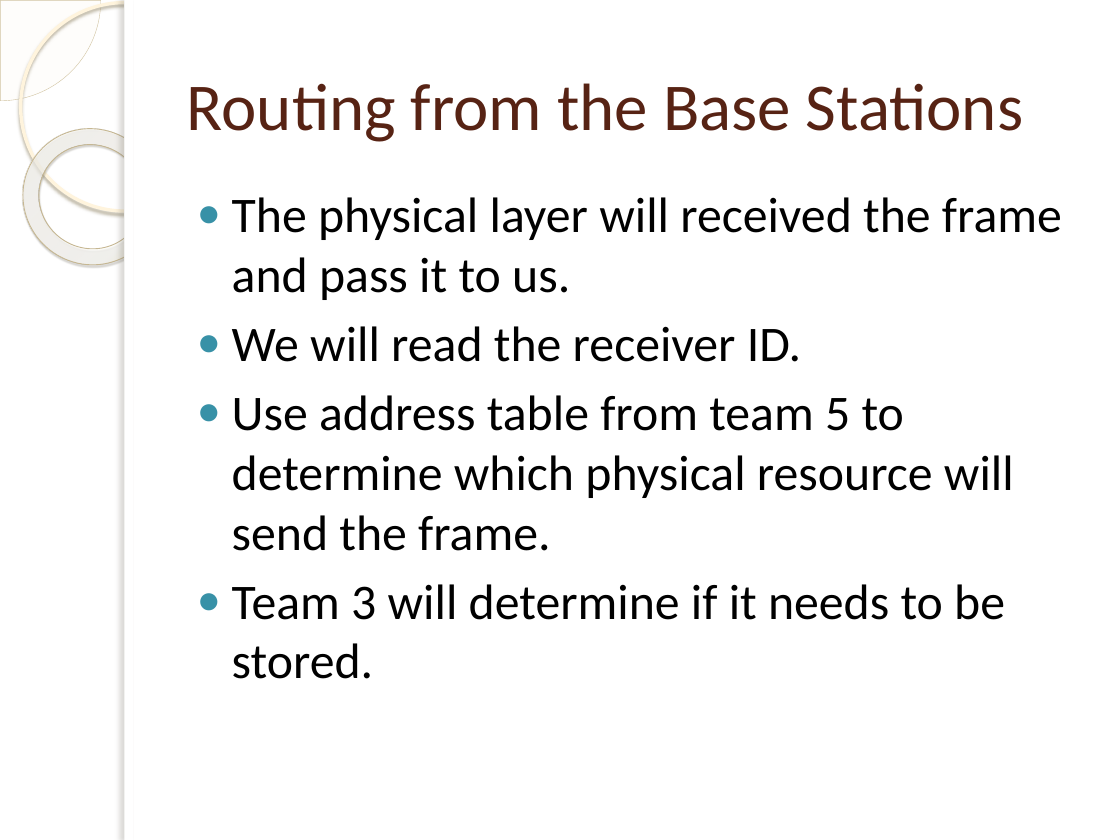
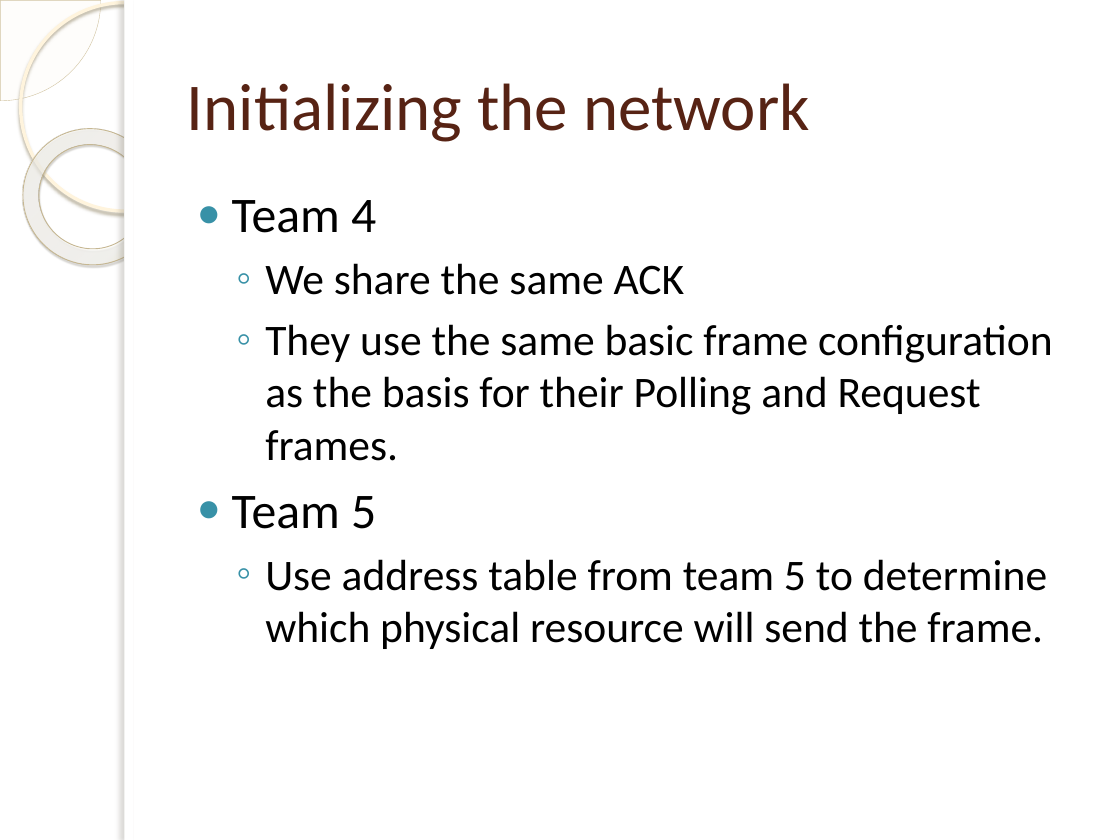
Before and after one commit to isamubr/ece405group6, a slide deck: slide 18 of 4305 Final Presentation.pptx (slide 6 before the commit). Drawn at 1120x840 pixels with LibreOffice and Linux fonts; fonts in the diff are those of the drawing; background and template pictures are left out. Boxes give left, top, right and bottom in pixels: in the first picture for what was removed or moved away, otherwise in the second. Text is boxed around its words. In the diff, an @@ line names an element or a change of style, - is before the commit and + after.

```diff
--- a/4305 Final Presentation.pptx
+++ b/4305 Final Presentation.pptx
@@ title at [187,83,809,142]: text changed @@
-Routing from the Base Stations
+Initializing the network
@@ text at [232,200,1053,529]: text changed; size 32 to 28 pt @@
-● The physical layer will received the frame and pass it to us.
-● We will read the receiver ID.
+● Team 4
+  ◦ We share the same ACK
+  ◦ They use the same basic frame configuration as the basis for their Polling and Request frames.
+● Team 5
@@ text at [265,559,1047,649]: size 32 to 28 pt in "Use address table from team 5 to ..."; bullet ● to ◦; list level 1 to 2 in "Use address table from team ..." @@
@@ text at [232,584,1005,679]: paragraph removed @@
-● Team 3 will determine if it needs to be stored.
```
Also in this commit, not shown: 3 other slides changed, 16 slides added, 4 slides removed.
